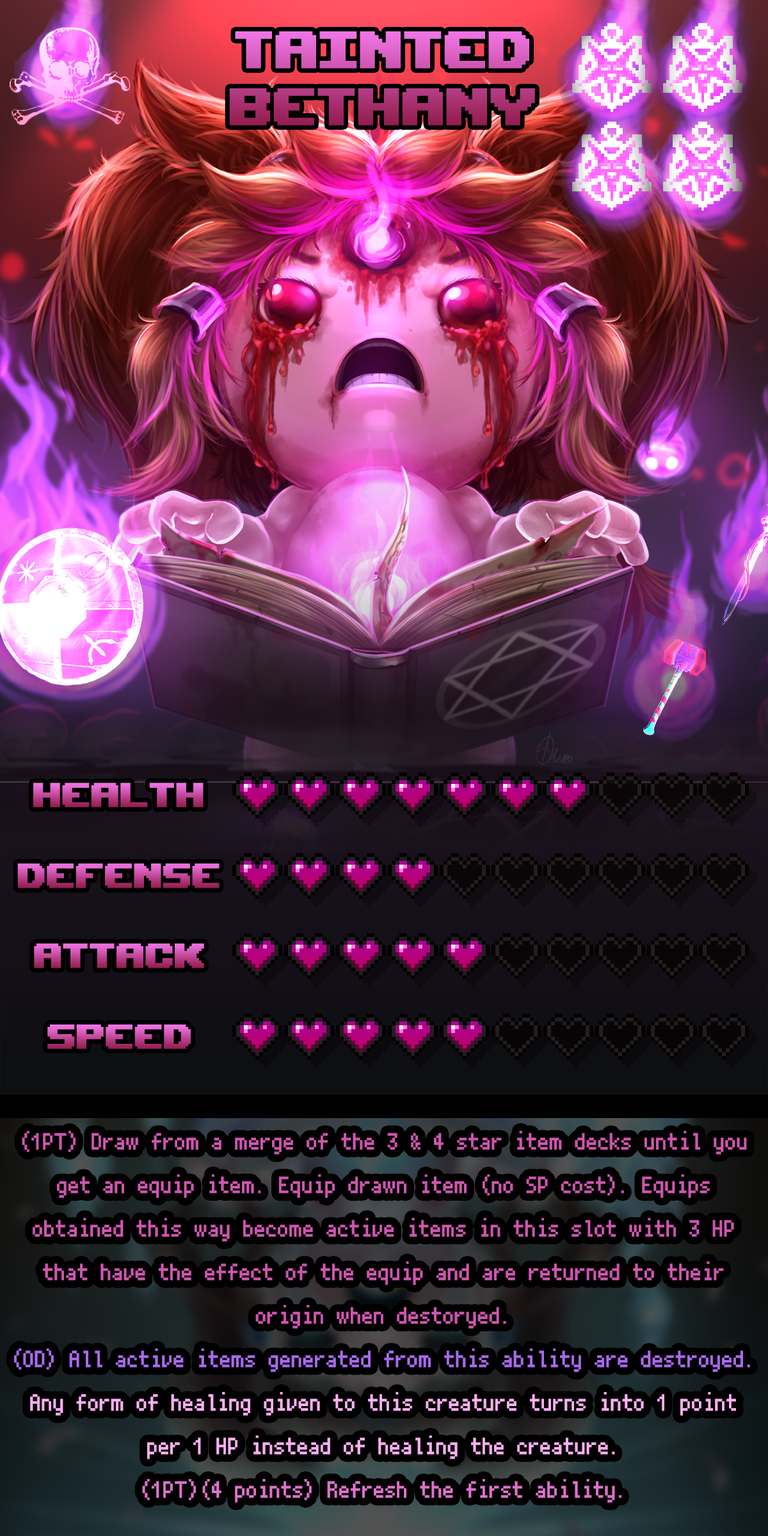
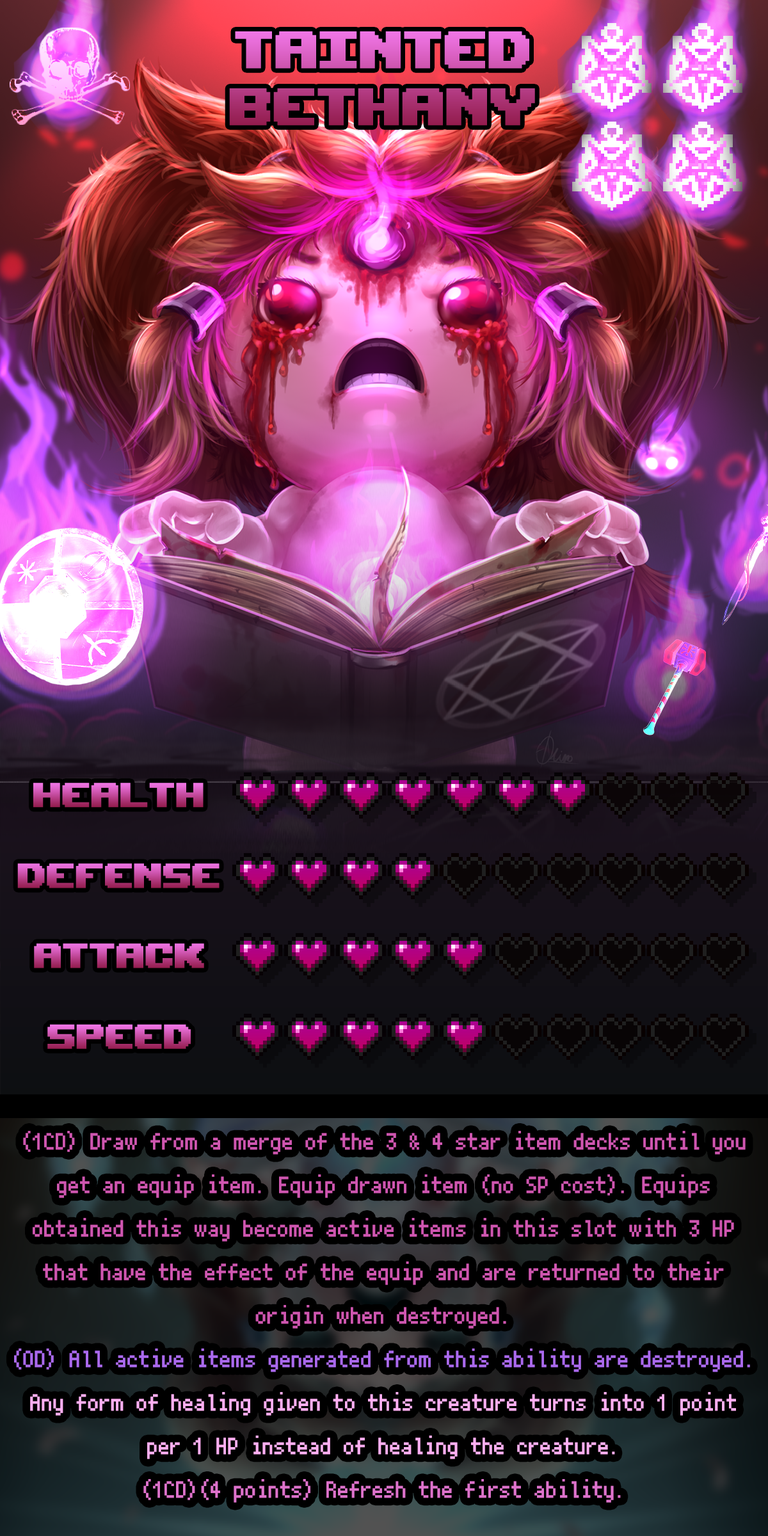
Layered file, before and after one edit (w=768, h=1536). Changes by layer:
painted on "Ability" over (x1=21, y1=1130, x2=747, y2=1503)
